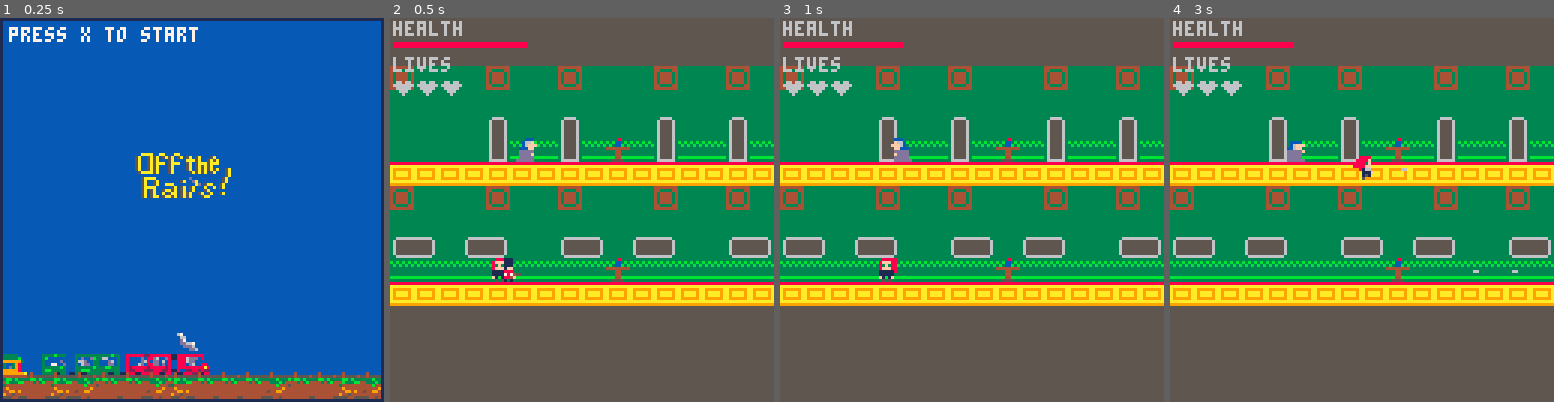
Above: before the commit, frames 1-4 (left to right).
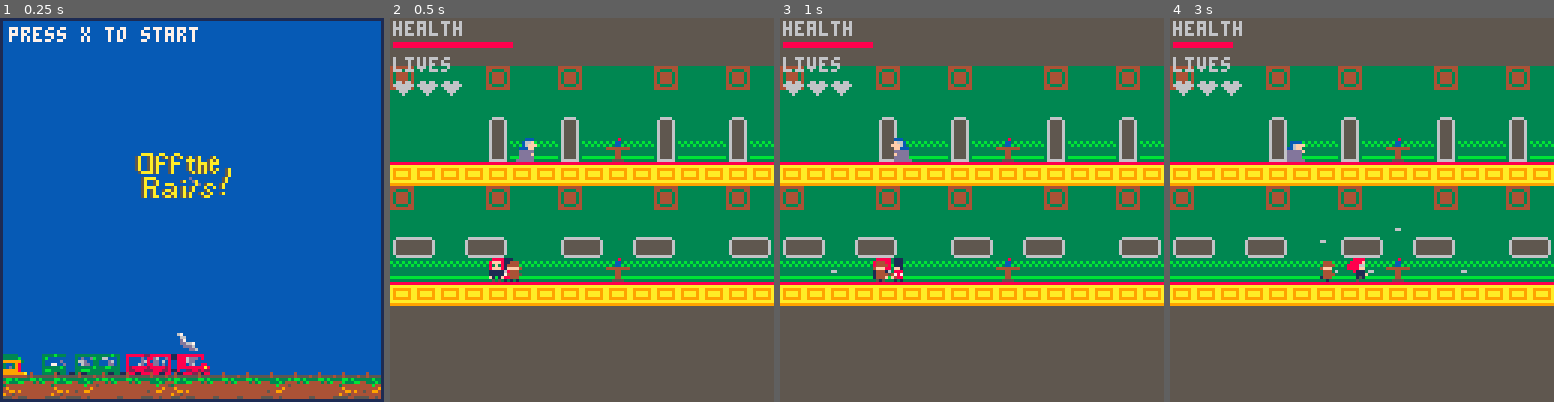
Above: after the commit, the same moments.

Repository: hggorel/Off-The-Rails
Game: PICO-8 cartridge offtherails.p8
Two runs of this game, one before a commit and one after it. Both use one fixed random seed, a clock stepped at 60 frames per second and the inputs below.
Inputs:
- Up to frame 1 (0.25 s): no input
- Up to frame 2 (0.5 s): tap X (X key) at 0.33 s
- Up to frame 3 (1 s): tap O (Z key) at 0.7 s
- Up to frame 4 (3 s): tap X (X key) at 1.07, 1.85, 2.97 s; hold Right 1.6-2.1 s; tap O (Z key) every 0.4 s from 1.7 to 2.9 s; hold Up 2.15-2.42 s; hold Right from 2.47 s (still down)

Frame 1 is identical in both runs. In frame 2, 0.3% of the frame differs, in the area x 25-36%, y 6-69%; in frame 3, 0.5%; in frame 4, 0.9%, in the area x 16-91%, y 6-69%.

Commit message:
Non-erroring jumping and also Herlock missles track you

Diff:
--- a/offtherails.p8
+++ b/offtherails.p8
@@ -41,7 +41,7 @@
 		is_blocked_left = false,
 		dy=0.0,
 		dx=0.0,
-		gravity=0.3
+		gravity=0.5
 	}
 
 	--actors (enemies) table
@@ -80,6 +80,7 @@
 	bullets = {}
 	create_soldier(32, 64)
 	create_soldier(160, 64)
+	create_herlock(45, 64)
 
 	map_x=0
 	map_speed=1
@@ -123,7 +124,7 @@
 	add(bullets, bullet)
 end
 
-function shoot(startx, starty, flipx)
+function basic_shoot(startx, starty, flipx)
 	local bullet= {
 		sprite=56,
 		x=startx,
@@ -137,6 +138,30 @@
 	end
 
 	add(danger, bullet)
+end
+
+function herlock_shoot(startx, starty, targetx, targety)
+	local bullet = {
+		sprite = 56,
+		speed = 1,
+		x = startx,
+		y = starty,
+		dx =0,
+		dy =0
+	}
+
+	local trajectory_x = targetx - startx
+	local trajectory_y = targety - starty
+
+	local trajectory_len = sqrt(trajectory_x^2 + trajectory_y^2)
+
+	local len_to_speed = bullet.speed / trajectory_len
+
+	bullet.dx = trajectory_x * len_to_speed
+	bullet.dy = trajectory_y * len_to_speed
+
+	add(danger, bullet)
+
 end
 
 function create_soldier(newx, newy)
@@ -150,30 +175,92 @@
 	}
 
 	add(enemies, actor)
-
+end
+
+function create_bames(newx, newy)
+	local actor = {
+		movecount=0,
+		flipx=false,
+		shootcount=0,
+		sprite = 21,
+		x = newx,
+		y = newy
+	}
+
+	add(enemies, actor)
+end
+
+function create_herlock(newx, newy)
+	local actor = {
+		movecount=0,
+		flipx=false,
+		shootcount=0,
+		sprite=26,
+		x = newx,
+		y = newy
+	}
+
+	add(enemies, actor)
 end
 
 function moving_soldier()
 	for actor in all(enemies) do
-		if actor.movecount<5 then
+		-- if the enemy is a soldier
+		if actor.sprite <=20 and actor.sprite >=16 then
+			if actor.movecount<5 then
+				actor.x+=1
+				actor.flipx=false
+			end
+			if actor.movecount>5 then
+				actor.flipx=true
+				actor.x-=1
+			end
+
+			if actor.movecount<10 then
+				actor.movecount+=1
+			else
+				actor.movecount=0
+			end
+
+			if actor.shootcount%20==0 then
+				basic_shoot(actor.x, actor.y, actor.flipx)
+			end
+			actor.shootcount+=1
+		end
+
+		-- if the enemy is bames jond
+		-- bames' bullets will shoot directly at
+		-- our hero, even if not striaght
+		if actor.sprite>=21 and actor.sprite <=25 then
 			actor.x+=1
-			actor.flipx=false
-		end
-		if actor.movecount>5 then
-			actor.flipx=true
-			actor.x-=1
-		end
-
-		if actor.movecount<10 then
-			actor.movecount+=1
-		else
-			actor.movecount=0
-		end
-
-		if actor.shootcount%20==0 then
-			shoot(actor.x, actor.y, actor.flipx)
-		end
-		actor.shootcount+=1
+		end
+
+		-- if the enemy is herlock sholmes
+		-- we want herlock to track him down
+		if actor.sprite>=26 and actor.sprite <=30 then
+			if player.x < actor.x then
+				actor.x -= 0.5 -- move towards
+				actor.flipx = true
+			else
+				actor.x += 0.5 -- move towards
+				actor.flipx = false
+			end
+
+			if actor.movecount < 20 and actor.movecount/5 ==0 then
+				--actor.y+=1
+				actor.movecount += 1
+				actor.sprite += 1
+			else
+				actor.sprite = 26
+				actor.movecount=0
+			end
+
+			if actor.shootcount%20 == 0 then
+				herlock_shoot(actor.x, actor.y, player.x, player.y)
+			end
+			actor.shootcount+=1
+		end
+
 	end
 end
 
@@ -200,7 +287,7 @@
  	player.jump_allowed=true
   player.dy = 0
  else
- 	player.is_standing = false
+  player.is_standing = false
  	if player.jumpheight < 45 then
  		player.jump_allowed = true
  	end
@@ -257,7 +344,7 @@
 	end
 
 	if btn(2) and player.jump_allowed == true then
- 	player.dy = 3
+ 	player.dy += 3
   player.jump_height +=3
   if(player.jump_height > 45) then
   	player.jump_allowed = false
@@ -269,13 +356,13 @@
 		end
  end
 
+ if (not player.is_standing) then
+  player.dy -= player.gravity
+ end
+  player.dy *= player.gravity
+
  -- make dy negative because positive dy moves character downward
  player.y += (-1 * player.dy)
-
- --if (not player.is_standing) then
- -- player.dy -= player.gravity
- --end
- -- player.dy *= player.gravity
 
  if btnp(3) then
  	local tile_character_on = mget(player.x / 8, player.y / 8)
